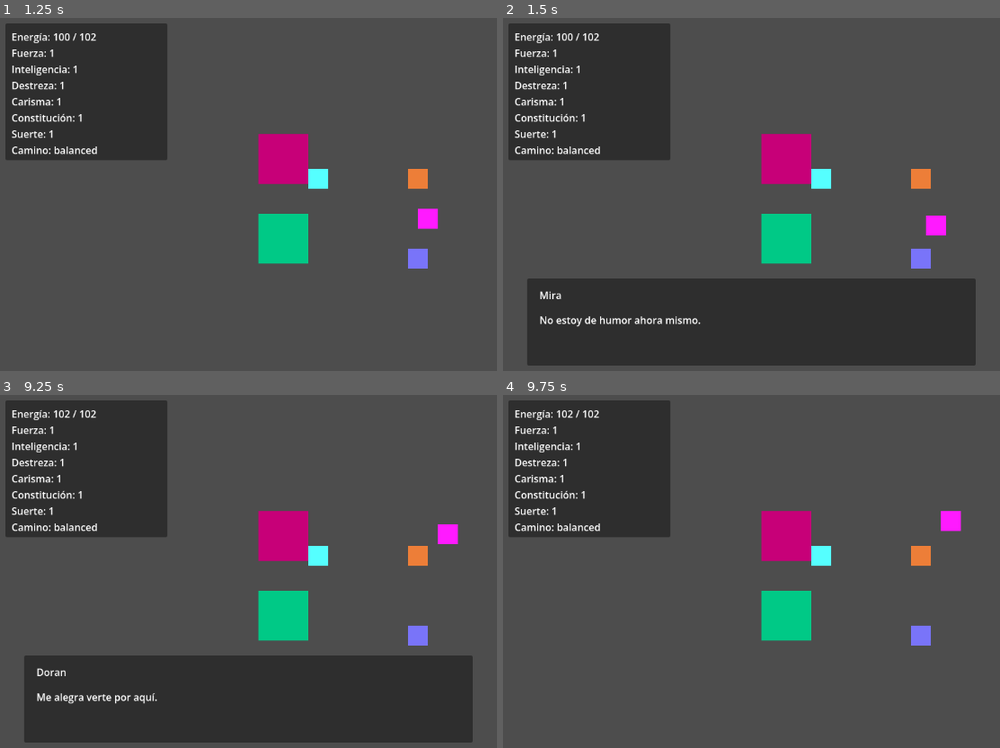
Above: before the commit, frames 1-4 (two rows, left to right).
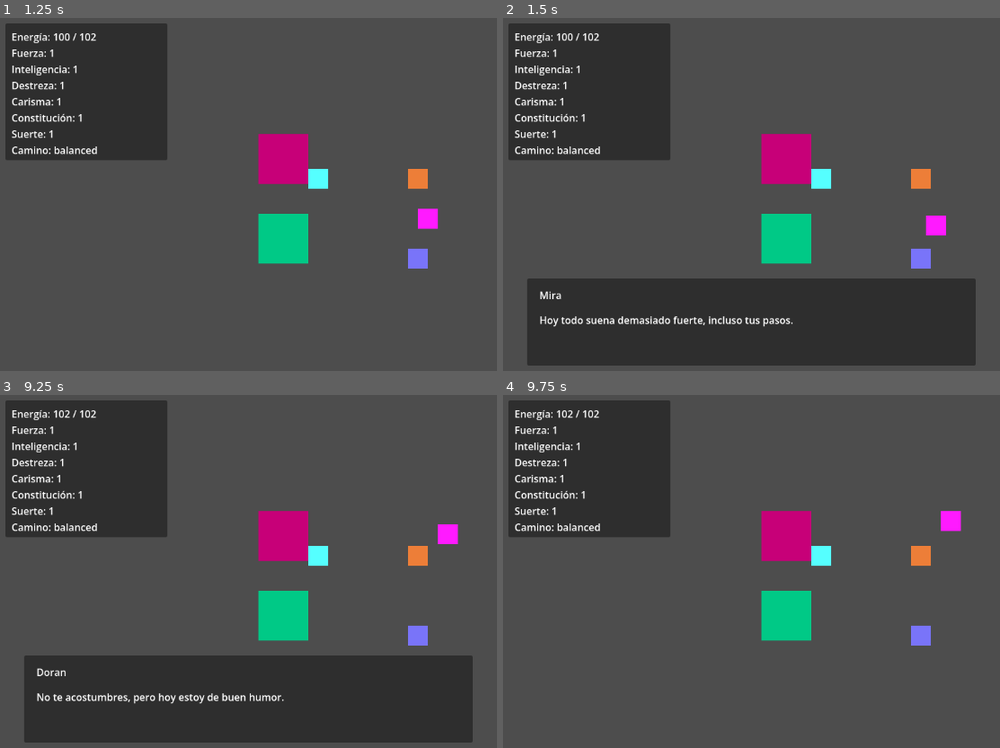
Above: after the commit, the same moments.

Repository: JoshSnowMex/another-life-project
Game: Godot game, scene res://scenes/world/world.tscn
Same seed, same stepped clock (60 frames per second), same inputs: the game is played once before the commit and once after it.
Inputs:
- Up to frame 1 (1.25 s): tap Enter at 0.5 s; hold D (move_right) from 0.53 s (still down); tap F (interact) at 0.6 s
- Up to frame 2 (1.5 s): release D (move_right) at 1.28 s; hold S (move_down) from 1.28 s (still down); tap F (interact) at 1.35 s
- Up to frame 3 (9.25 s): tap Space at 2 s; release S (move_down) at 2.03 s; hold D (move_right) 2.03-2.78 s; tap T (next_day) every 2.25 s from 2.1 to 8.85 s; tap F (interact) at 2.3, 2.85, 3.6, 4.55, 5.1, 5.85, 6.8, 7.35, 8.1, 9.05 s; hold W (move_up) 2.78-3.53 s; hold A (move_left) 3.53-5.03 s; hold S (move_down) 5.03-5.78 s; tap Enter at 5.75 s; hold D (move_right) 5.78-6.53 s; hold W (move_up) 6.53-7.28 s; hold D (move_right) 7.28-8.03 s; hold S (move_down) 8.03-8.78 s; hold A (move_left) from 8.78 s (still down)
- Up to frame 4 (9.75 s): tap Space at 9.5 s; release A (move_left) at 9.53 s; hold W (move_up) from 9.53 s (still down); tap F (interact) at 9.6 s

Frame 1 is identical in both runs. In frame 2, 0.6% of the frame differs, in the area x 7-59%, y 84-88%; in frame 3, 0.6%; in frame 4, nothing differs.

Commit message:
Add personality-based NPC dialogue

Diff:
--- a/scripts/npc.gd
+++ b/scripts/npc.gd
@@ -1,4 +1,9 @@
 extends CharacterBody2D
+
+
+const PERSONALITY_AMABLE: String = "amable"
+const PERSONALITY_GRUNON: String = "grunon"
+const PERSONALITY_IMPREDECIBLE: String = "impredecible"
 
 @export var npc_name: String = "Lyria"
 @export var personality: String = "amable"
@@ -51,11 +56,11 @@
 
 func get_personality_mood_modifier() -> int:
 	match personality:
-		"amable":
+		PERSONALITY_AMABLE:
 			return 10
-		"grunon":
+		PERSONALITY_GRUNON:
 			return -10
-		"impredecible":
+		PERSONALITY_IMPREDECIBLE:
 			return randi_range(-20, 20)
 
 	return 0
@@ -66,29 +71,207 @@
 	elif affinity_change < 0:
 		mood = "irritated"
 
+func get_personality_dialogue(context: String) -> String:
+	var dialogues: Dictionary = {
+		PERSONALITY_AMABLE: {
+			"first_happy": [
+				"¡Qué alegría verte! Me alegra que hayas venido.",
+				"Justo estaba esperando encontrarme con alguien amable.",
+				"Tu presencia hace que este día se sienta un poco más ligero."
+			],
+			"first_irritated": [
+				"Perdón... hoy no me siento del todo bien.",
+				"No es tu culpa, solo tengo un día complicado.",
+				"Intentaré no descargar mi mal humor contigo."
+			],
+			"second_positive": [
+				"Hablar contigo siempre me deja una buena sensación.",
+				"Gracias por tomarte el tiempo de hablar conmigo.",
+				"Me gusta que podamos conversar así."
+			],
+			"second_negative": [
+				"Creo que esta conversación no salió como esperaba.",
+				"Perdón, quizá no estoy entendiendo bien tus palabras.",
+				"Me siento un poco incómoda con esto."
+			],
+			"second_neutral": [
+				"Supongo que aún nos estamos conociendo.",
+				"No estuvo mal. Podemos hablar más otro día.",
+				"Gracias por acercarte, aunque no tenga mucho que decir ahora."
+			],
+			"limit_happy": [
+				"Me encantaría seguir hablando, pero dejémoslo para luego.",
+				"Hablemos más otro día, ¿sí?",
+				"Guardaré algo de conversación para mañana."
+			],
+			"limit_irritated": [
+				"De verdad necesito descansar un poco.",
+				"Perdón, pero ya no quiero hablar más por hoy.",
+				"Mejor dejémoslo aquí antes de que diga algo feo."
+			],
+			"limit_neutral": [
+				"Creo que ya hablamos suficiente por hoy.",
+				"Podemos continuar otro día.",
+				"Necesito ocuparme de otras cosas ahora."
+			]
+		},
+
+		PERSONALITY_GRUNON: {
+			"first_happy": [
+				"No te acostumbres, pero hoy estoy de buen humor.",
+				"Supongo que verte no arruinó mi día.",
+				"Bueno... hoy puedo tolerar una conversación."
+			],
+			"first_irritated": [
+				"¿Qué quieres ahora?",
+				"No estoy de humor. Habla rápido.",
+				"Este no es un buen momento."
+			],
+			"second_positive": [
+				"No estuvo tan mal como esperaba.",
+				"Bien. Admito que dijiste algo útil.",
+				"Supongo que puedes ser menos molesto de lo normal."
+			],
+			"second_negative": [
+				"Sabía que esto iba a ser una pérdida de tiempo.",
+				"Eso fue exactamente lo que no quería escuchar.",
+				"Me estás dando razones para terminar esta conversación."
+			],
+			"second_neutral": [
+				"No tengo una opinión sobre eso.",
+				"Ajá. ¿Eso era todo?",
+				"No fue terrible. Tampoco interesante."
+			],
+			"limit_happy": [
+				"Ya hablamos bastante. No arruines el momento.",
+				"Terminemos aquí mientras aún estoy de buen humor.",
+				"Vuelve luego. Tal vez."
+			],
+			"limit_irritated": [
+				"Ya basta.",
+				"No voy a repetirlo: déjame en paz por hoy.",
+				"Se acabó la conversación."
+			],
+			"limit_neutral": [
+				"Eso es suficiente por hoy.",
+				"No tengo más que decir.",
+				"Vuelve otro día si insistes."
+			]
+		},
+
+		PERSONALITY_IMPREDECIBLE: {
+			"first_happy": [
+				"¡Hoy el aire sabe a aventura!",
+				"Qué curioso verte justo ahora. Tal vez era destino.",
+				"¡Perfecto! Necesitaba una interrupción interesante."
+			],
+			"first_irritated": [
+				"No sé si quiero hablar... o lanzar una piedra al río.",
+				"Hoy todo suena demasiado fuerte, incluso tus pasos.",
+				"Mi humor está mordiendo. Cuidado."
+			],
+			"second_positive": [
+				"Eso fue inesperadamente divertido.",
+				"Me agradas un poco más. No preguntes por qué.",
+				"Interesante... cambiaste el color del día."
+			],
+			"second_negative": [
+				"Uy. Eso cayó como sopa fría.",
+				"No sé qué esperaba, pero no era eso.",
+				"Algo en mí acaba de cerrar una puerta imaginaria."
+			],
+			"second_neutral": [
+				"Eso fue... una conversación.",
+				"Ni bien ni mal. Como pan sin mermelada.",
+				"Lo guardaré en mi caja mental de cosas raras."
+			],
+			"limit_happy": [
+				"Sigamos otro día antes de que se evapore la magia.",
+				"Me voy antes de cambiar de opinión.",
+				"Demasiadas palabras arruinan los buenos misterios."
+			],
+			"limit_irritated": [
+				"Ya no. Mi paciencia se fue caminando.",
+				"Necesito silencio antes de convertirme en tormenta.",
+				"Fin de la función por hoy."
+			],
+			"limit_neutral": [
+				"Mi cabeza ya cambió de canal.",
+				"Podemos hablar luego, si el universo insiste.",
+				"Ya gasté mis palabras de este momento."
+			]
+		}
+	}
+
+	if not dialogues.has(personality):
+		return ""
+
+	var personality_dialogues: Dictionary = dialogues[personality]
+
+	if not personality_dialogues.has(context):
+		return ""
+
+	var options: Array = personality_dialogues[context]
+
+	if options.is_empty():
+		return ""
+
+	return options.pick_random()
+
 func get_first_interaction_text() -> String:
 	if mood == "happy":
+		var dialogue: String = get_personality_dialogue("first_happy")
+		if dialogue != "":
+			return dialogue
 		return "Me alegra verte por aquí."
+
 	elif mood == "irritated":
+		var dialogue: String = get_personality_dialogue("first_irritated")
+		if dialogue != "":
+			return dialogue
 		return "No estoy de humor ahora mismo."
-	else:
-		return get_affinity_text()
+
+	return get_affinity_text()
 
 func get_second_interaction_text(affinity_change: int) -> String:
+	var dialogue: String = ""
+
 	if affinity_change > 0:
-		return "Supongo que hablar contigo no estuvo mal. Afinidad: " + str(affinity)
+		dialogue = get_personality_dialogue("second_positive")
+		if dialogue == "":
+			dialogue = "Supongo que hablar contigo no estuvo mal."
+
 	elif affinity_change < 0:
-		return "Te dije que no era un buen momento. Afinidad: " + str(affinity)
-	else:
-		return "No tengo mucho más que decir. Afinidad: " + str(affinity)
+		dialogue = get_personality_dialogue("second_negative")
+		if dialogue == "":
+			dialogue = "Te dije que no era un buen momento."
+
+	else:
+		dialogue = get_personality_dialogue("second_neutral")
+		if dialogue == "":
+			dialogue = "No tengo mucho más que decir."
+
+	return dialogue + " Afinidad: " + str(affinity)
 
 func get_limit_text() -> String:
+	var dialogue: String = ""
+
 	if mood == "irritated":
-		return "Ya basta por hoy."
+		dialogue = get_personality_dialogue("limit_irritated")
+		if dialogue == "":
+			dialogue = "Ya basta por hoy."
+
 	elif mood == "happy":
-		return "Hablemos luego, ¿sí?"
-	else:
-		return "Creo que ya hablamos suficiente por hoy."
+		dialogue = get_personality_dialogue("limit_happy")
+		if dialogue == "":
+			dialogue = "Hablemos luego, ¿sí?"
+
+	else:
+		dialogue = get_personality_dialogue("limit_neutral")
+		if dialogue == "":
+			dialogue = "Creo que ya hablamos suficiente por hoy."
+
+	return dialogue
 
 func calculate_affinity_change() -> int:
 	var mood_modifier: int = get_mood_modifier()
@@ -106,11 +289,11 @@
 
 func get_personality_affinity_modifier() -> int:
 	match personality:
-		"amable":
+		PERSONALITY_AMABLE:
 			return 1
-		"grunon":
+		PERSONALITY_GRUNON:
 			return -1
-		"impredecible":
+		PERSONALITY_IMPREDECIBLE:
 			return randi_range(-2, 2)
 
 	return 0
